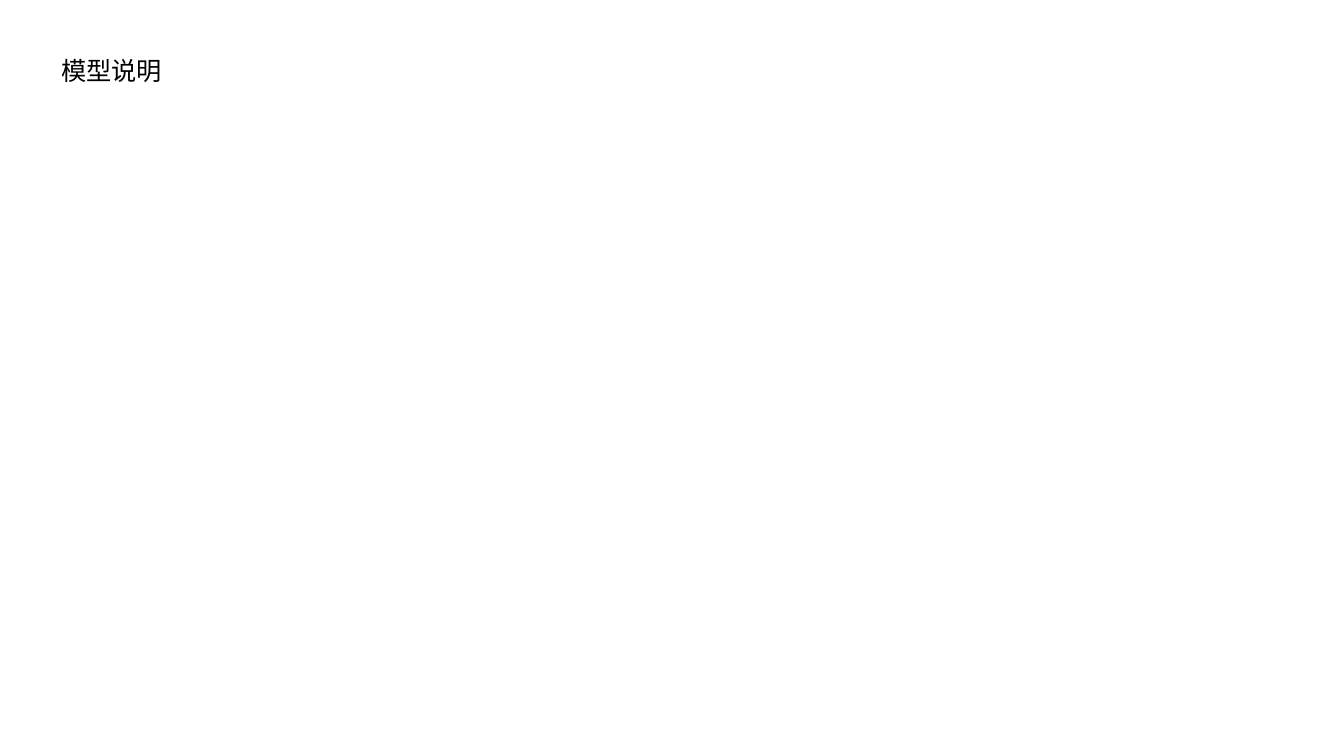
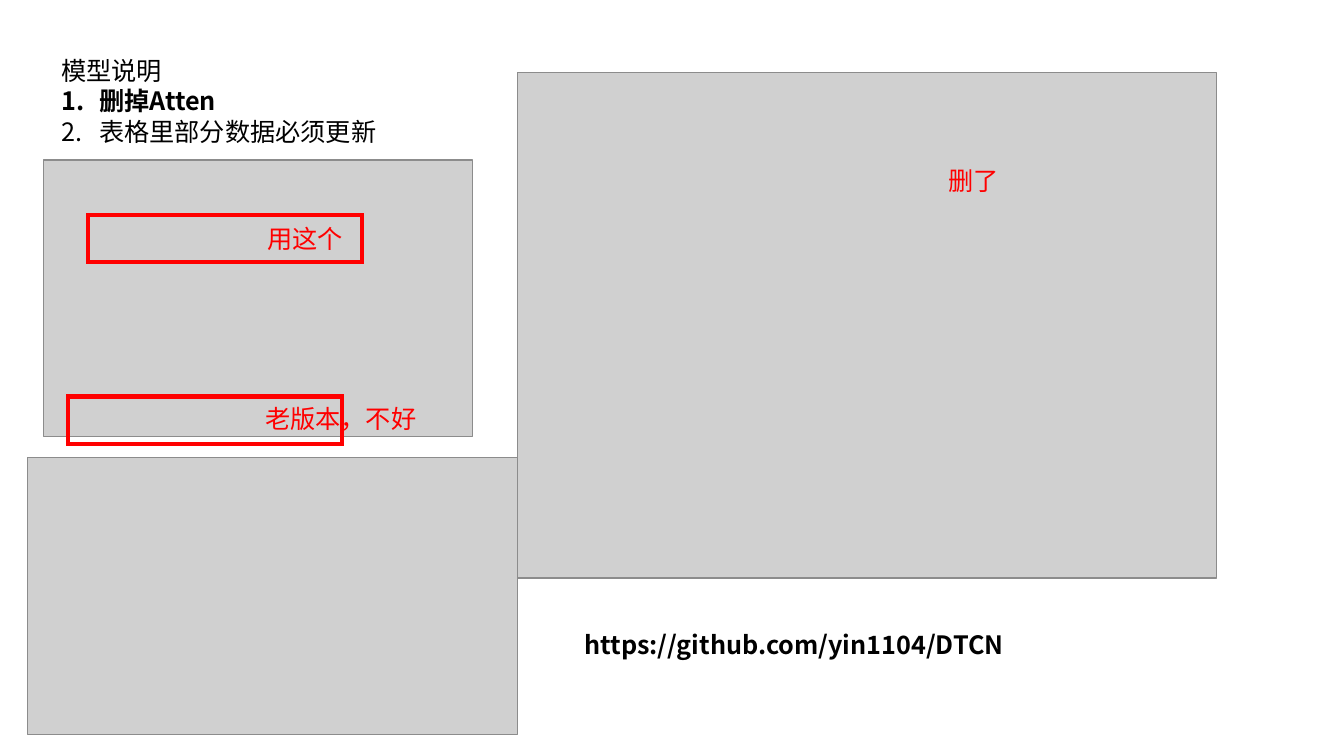
Before and after one commit to yin1104/DTCN, a slide deck: slide 1 of READ.pptx. Drawn at 1344x756 pixels with LibreOffice and Linux fonts; fonts in the diff are those of the drawing; grey boxes stand for pictures. Boxes give left, top, right and bottom in pixels: in the first picture for what was removed or moved away, otherwise in the second. Text is boxed around its words. In the diff, an @@ line names an element or a change of style, - is before the commit and + after.

```diff
--- a/READ.pptx
+++ b/READ.pptx
@@ text at (99,88,376,143): paragraphs added @@
+1. 删掉Atten
+2. 表格里部分数据必须更新
@@ picture added at (517,73,1216,578) @@
@@ picture added at (43,160,473,437) @@
@@ text added at (949,169,999,192), 18 pt, text #FF0000 @@
+删了
@@ rectangle added at (89,215,362,262), outline #FF0000 3 pt @@
@@ text added at (267,227,343,250), 18 pt, text #FF0000 @@
+用这个
@@ rectangle added at (69,396,342,444), outline #FF0000 3 pt @@
@@ text added at (265,402,416,434), 18 pt, text #FF0000 @@
+老版本，不好
@@ picture added at (27,458,517,734) @@
@@ text added at (584,633,1003,660), 18 pt, text #000000, bold @@
+https://github.com/yin1104/DTCN
```
Also in this commit, not shown: 1 other slide changed, 5 slides added, 3 slides removed, 2 other files.
